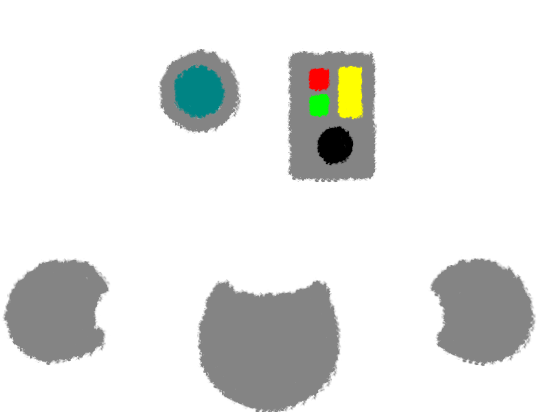
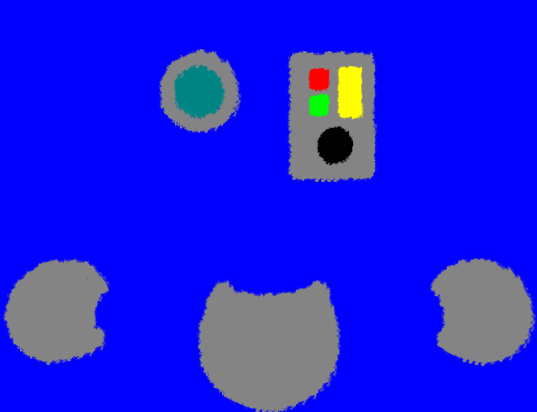
Two versions of the same layered image (537x412). Layer-by-layer changes:
added layer "Warstwa" (multiply) above "Wklejona warstwa" over [0, 0, 537, 412]
